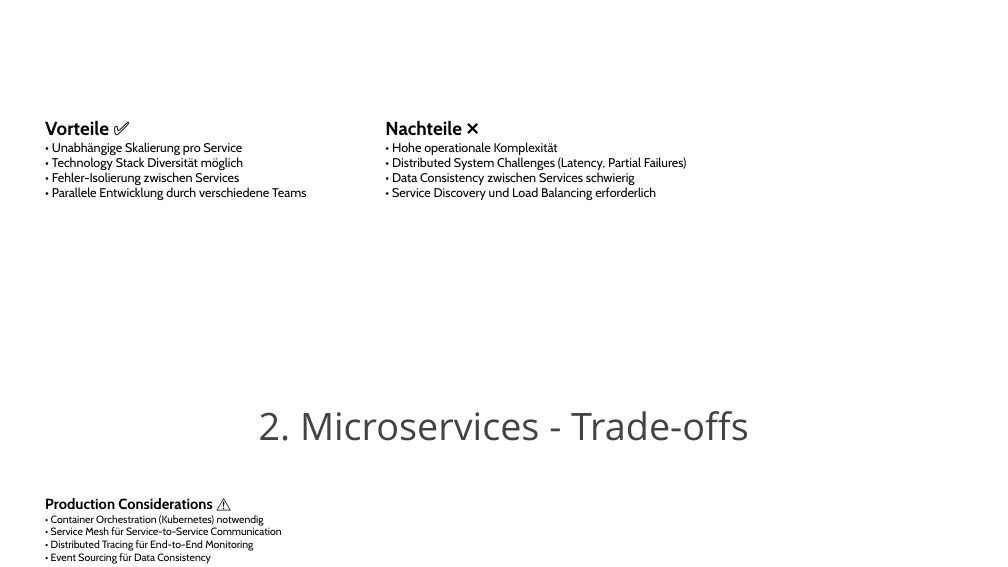
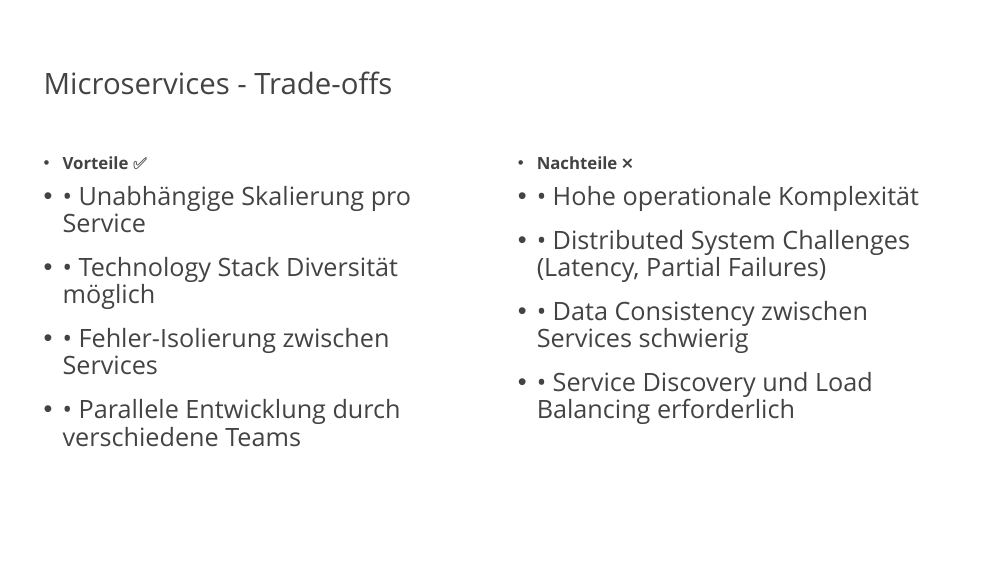
Before and after one commit to vanillacore-net/september-2025-telekom-training, a slide deck: slide 10 of presentations/powerpoint/arch-patterns-part1.pptx (slide 9 before the commit). Drawn at 1008x567 pixels with LibreOffice and Linux fonts; fonts in the diff are those of the drawing; background and template pictures are left out. Boxes give left, top, right and bottom in pixels: in the first picture for what was removed or moved away, otherwise in the second. Text is boxed around its words. In the diff, an @@ line names an element or a change of style, - is before the commit and + after.

```diff
--- a/presentations/powerpoint/arch-patterns-part1.pptx
+++ b/presentations/powerpoint/arch-patterns-part1.pptx
@@ title "Microservices - Trade-offs" at (44, 71, 392, 95): vertical alignment bottom to middle @@
@@ title at (44, 71, 392, 95): text changed; size 36 to 28 pt @@
-2. Microservices - Trade-offs
+Microservices - Trade-offs
@@ text "Vorteile ✅": place and size @@
-text "Vorteile ✅" at (45, 120, 306, 200)
+text "Vorteile ✅" at (63, 156, 411, 447)
@@ text "Vorteile ✅" at (63, 156, 411, 447): size 18 to 16 pt in "Vorteile ✅"; font Cabin to Open Sans, text colour #000000 to #434343, size 12 to 24 pt; bullet none to •; line spacing 1 to 0.9; more space between paragraphs @@
@@ text "Nachteile ❌": place and size @@
-text "Nachteile ❌" at (385, 120, 687, 200)
+text "Nachteile ❌" at (537, 156, 919, 424)
@@ text "Nachteile ❌" at (537, 156, 919, 424): size 18 to 16 pt in "Nachteile ❌"; font Cabin to Open Sans, text colour #000000 to #434343, size 12 to 24 pt; bullet none to •; line spacing 1 to 0.9; more space between paragraphs @@
@@ text removed at (45, 498, 282, 564) @@
-Production Considerations ⚠️
-• Container Orchestration (Kubernetes) notwendig
-• Service Mesh für Service-to-Service Communication
-• Distributed Tracing für End-to-End Monitoring
-• Event Sourcing für Data Consistency
```
Also in this commit, not shown: 10 other slides changed, 4 slides added, 10 slides removed, 8 other files.
